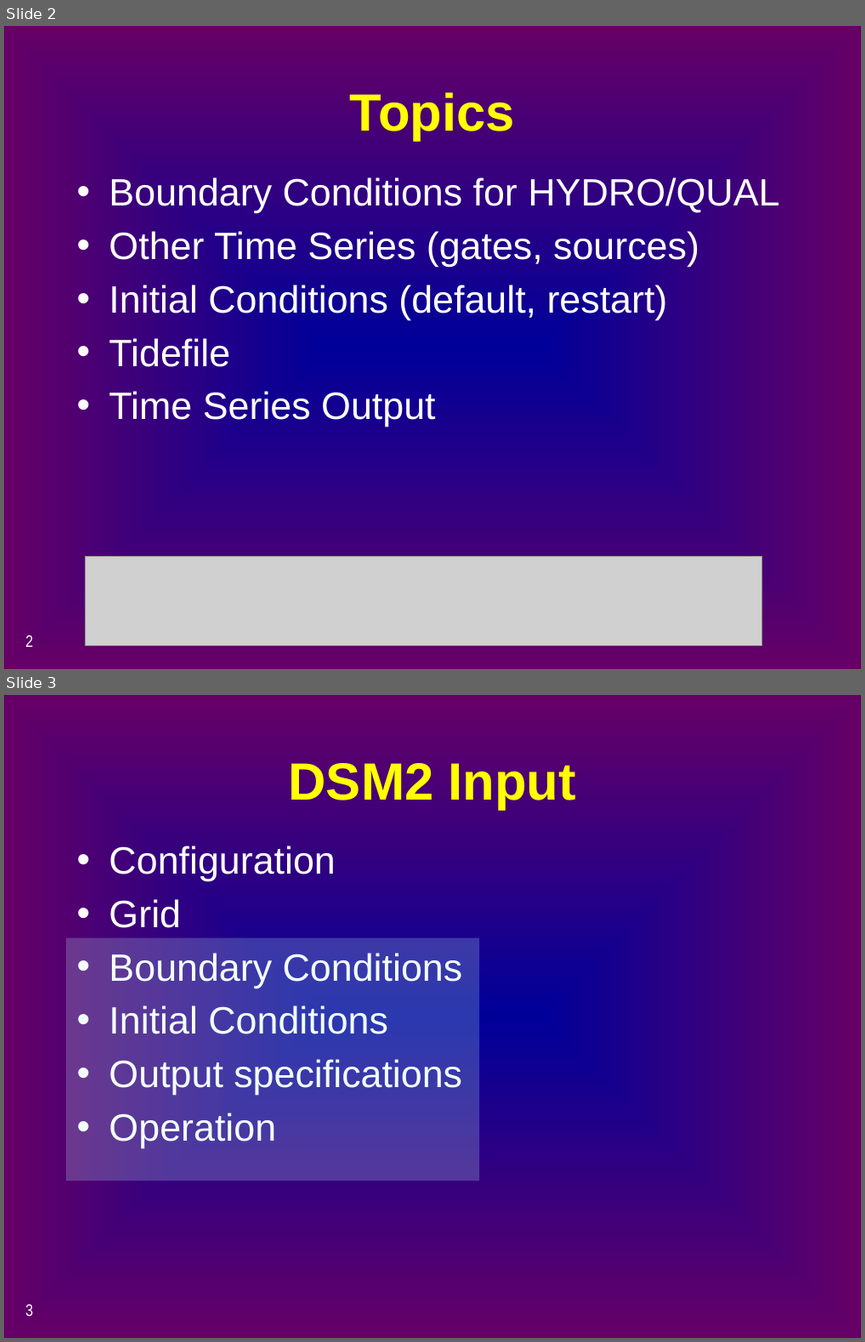
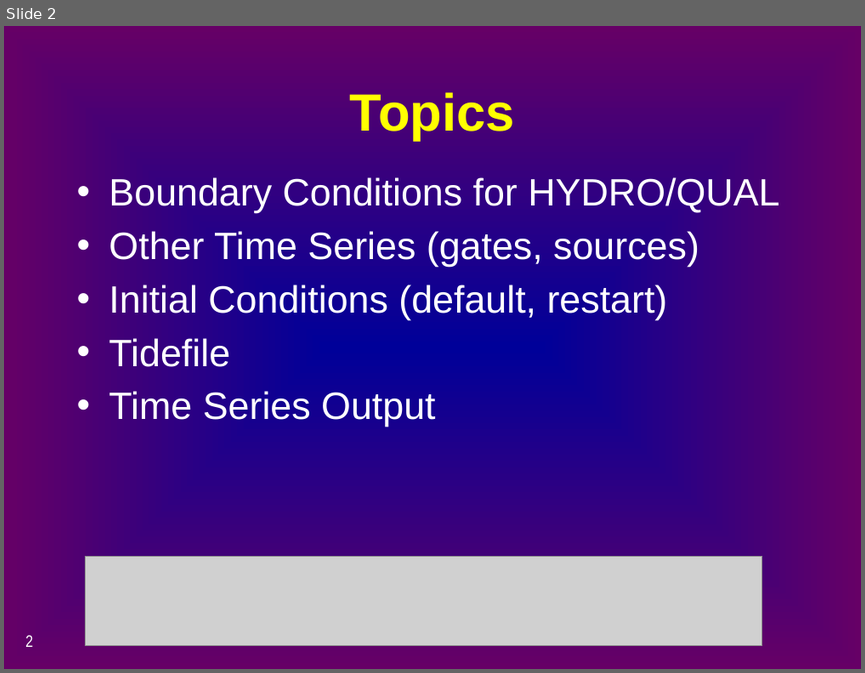
Before and after one commit to CADWRDeltaModeling/dsm2, a slide deck: dsm2/presentations/p4_simulation_data.pptx. Shown one above the other, each under a label of ours: slides 2 and 3 before the commit, slide 2 after it. The pictures are 865x1342 and 865x673 pixels, drawn with LibreOffice and Linux fonts; fonts in the diff are those of the drawing; grey boxes stand for pictures. Boxes give left, top, right and bottom in pixels: in the first picture for what was removed or moved away, otherwise in the second. Text is boxed around its words. In the diff, an @@ line names an element or a change of style, - is before the commit and + after.

```diff
--- a/dsm2/presentations/p4_simulation_data.pptx
+++ b/dsm2/presentations/p4_simulation_data.pptx
@@ slide 3 removed at [4, 695, 861, 1338], background gradient #000099 to #660066 @@
@@ title removed at [288, 763, 576, 810] @@
-DSM2 Input
@@ text removed at [109, 845, 463, 1148] @@
-• Configuration
-• Grid
-• Boundary Conditions
-• Initial Conditions
-• Output specifications
-• Operation
@@ rectangle removed at [67, 937, 479, 1180] @@
@@ page number removed at [25, 1304, 33, 1316] @@
-3
```
Also in this commit, not shown: 15 slides changed, 4 slides added, 3 other slides removed, 2 other files.
